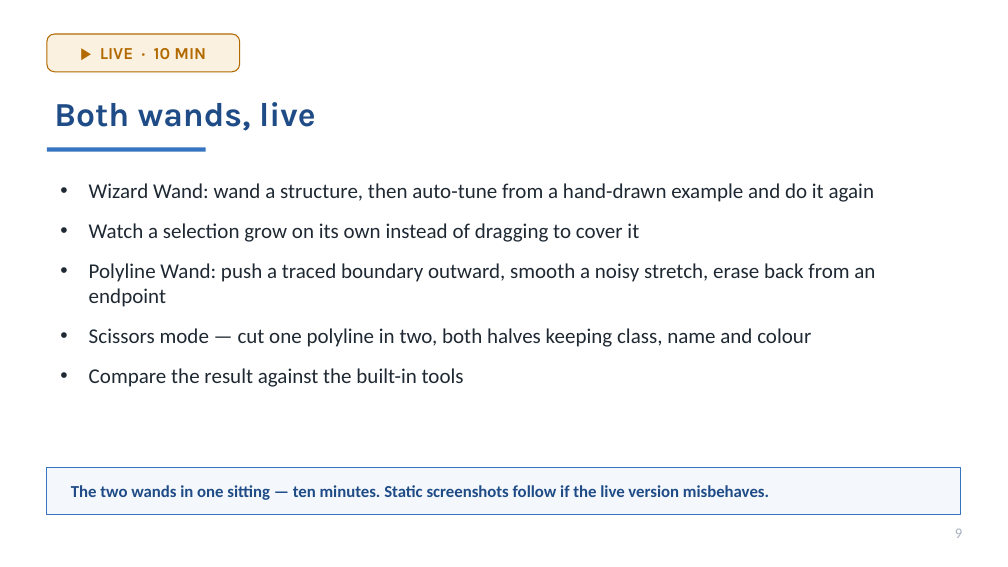
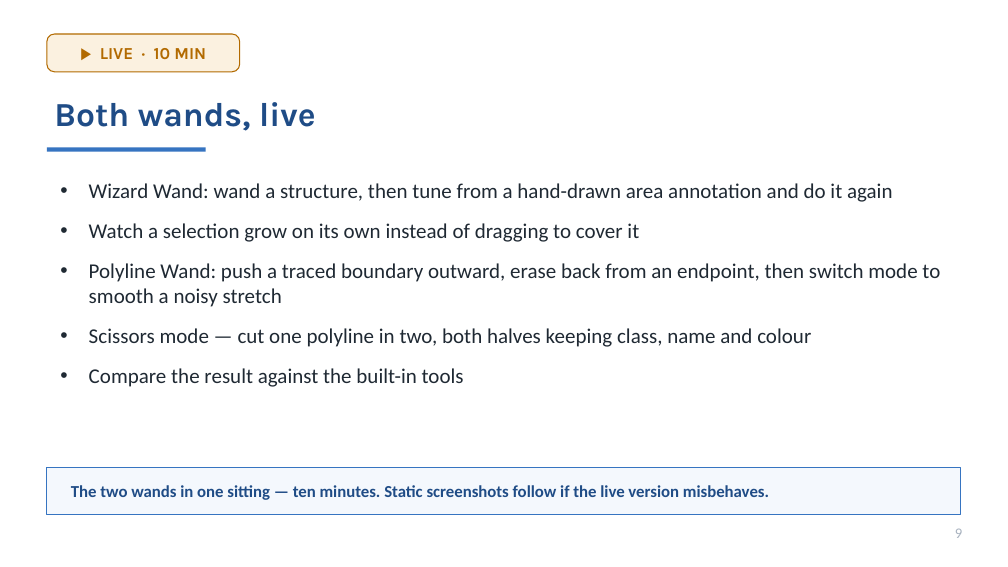
Before and after one commit to MichaelSNelson/BINA-I2K-2026-QuPath-Extensions, a slide deck: slide 9 of I2K_2026_QuPath_Extensions.pptx. Drawn at 1008x567 pixels with LibreOffice and Linux fonts; fonts in the diff are those of the drawing. Boxes give left, top, right and bottom in pixels: in the first picture for what was removed or moved away, otherwise in the second. Text is boxed around its words. In the diff, an @@ line names an element or a change of style, - is before the commit and + after.

```diff
--- a/I2K_2026_QuPath_Extensions.pptx
+++ b/I2K_2026_QuPath_Extensions.pptx
@@ text at bbox=[89, 183, 892, 202]: text changed @@
-• Wizard Wand: wand a structure, then auto-tune from a hand-drawn example and do it again
+• Wizard Wand: wand a structure, then tune from a hand-drawn area annotation and do it again
@@ text at bbox=[89, 263, 940, 307]: text changed @@
-• Polyline Wand: push a traced boundary outward, smooth a noisy stretch, erase back from an endpoint
+• Polyline Wand: push a traced boundary outward, erase back from an endpoint, then switch mode to smooth a noisy stretch
```
Also in this commit, not shown: 8 other slides changed, 1 other file.
